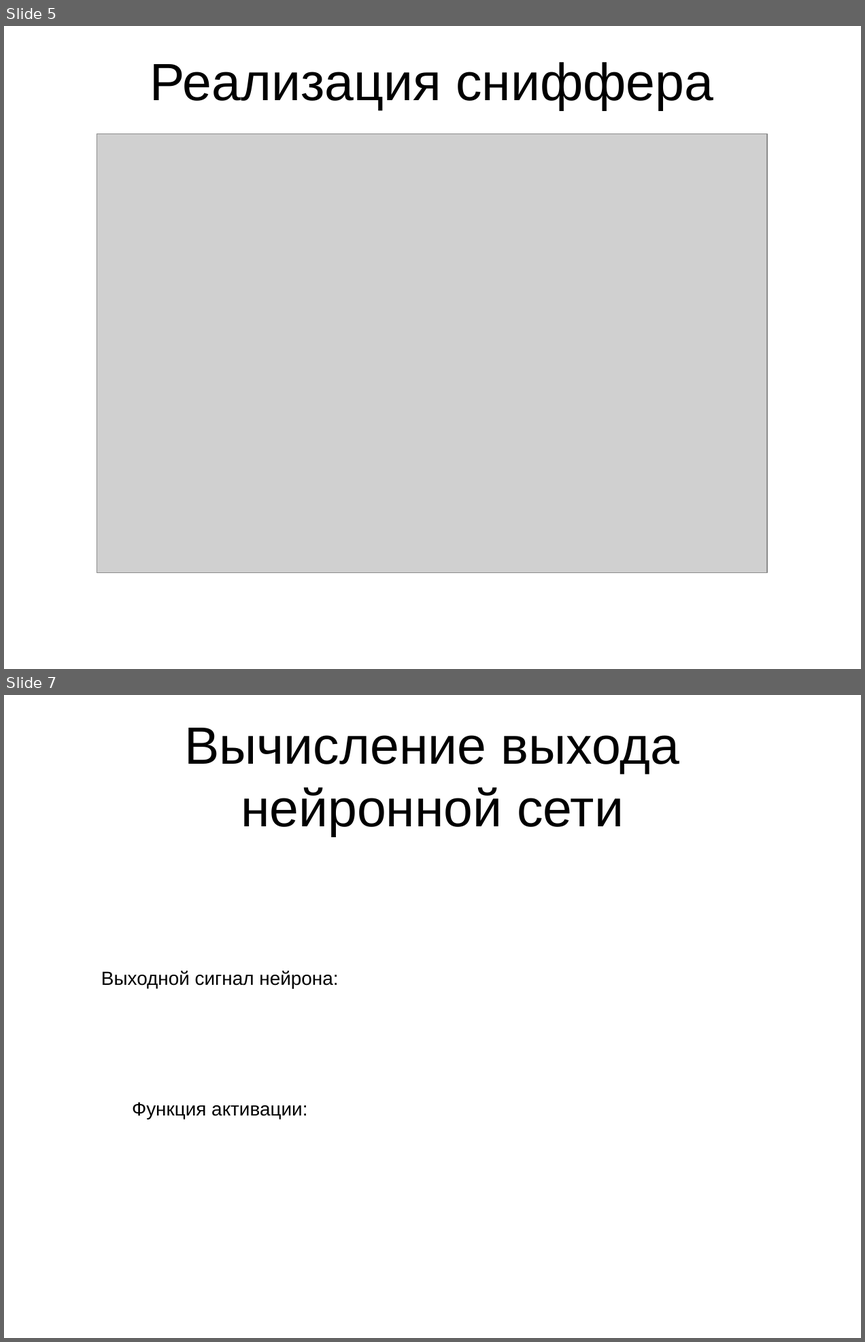
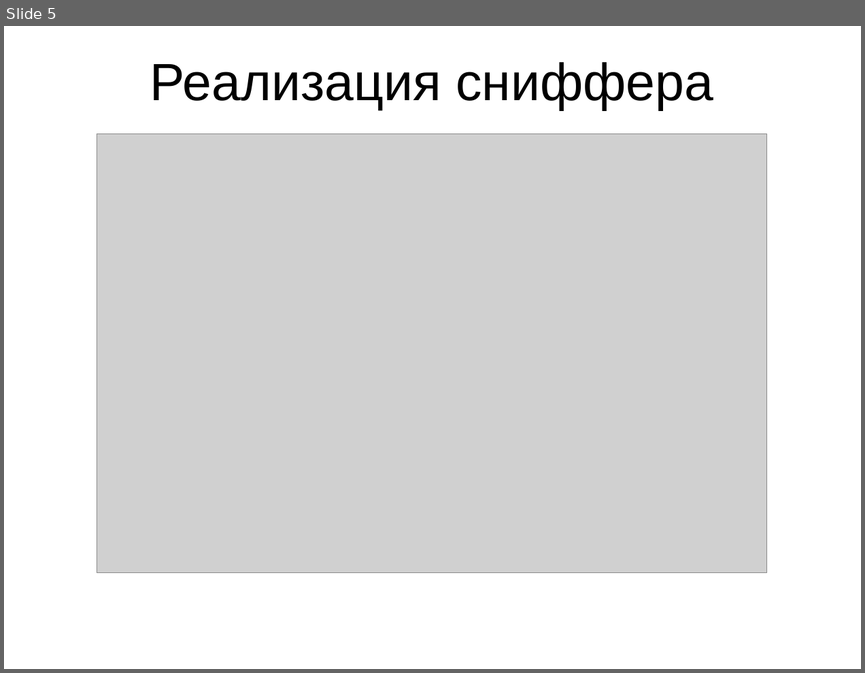
Before and after one commit to ViktorTarasenko/networkSecurityAnalyzer, a slide deck: презентация.pptx. Shown one above the other, each under a label of ours: slides 5 and 7 before the commit, slide 5 after it; the slides between them are not shown. The pictures are 865x1342 and 865x673 pixels, drawn with LibreOffice and Linux fonts; fonts in the diff are those of the drawing; grey boxes stand for pictures. Boxes give left, top, right and bottom in pixels: in the first picture for what was removed or moved away, otherwise in the second. Text is boxed around its words. In the diff, an @@ line names an element or a change of style, - is before the commit and + after.

```diff
--- a/презентация.pptx
+++ b/презентация.pptx
@@ slide 7 removed at (x1=4, y1=695, x2=861, y2=1338), background #FFFFFF @@
@@ text removed at (x1=184, y1=728, x2=680, y2=836) @@
-Вычисление выхода нейронной сети
@@ text removed at (x1=101, y1=970, x2=338, y2=988) @@
-Выходной сигнал нейрона:
@@ text removed at (x1=132, y1=1102, x2=307, y2=1119) @@
-Функция активации:
```
Also in this commit, not shown: 10 slides changed, 8 slides added, 7 other slides removed, 1 other file.
